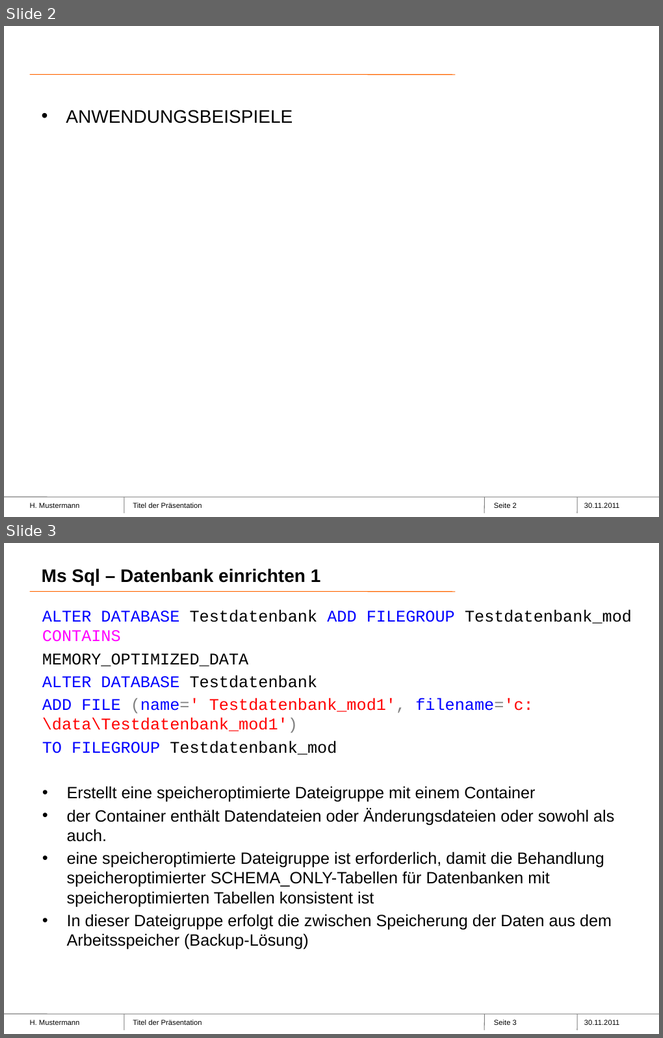
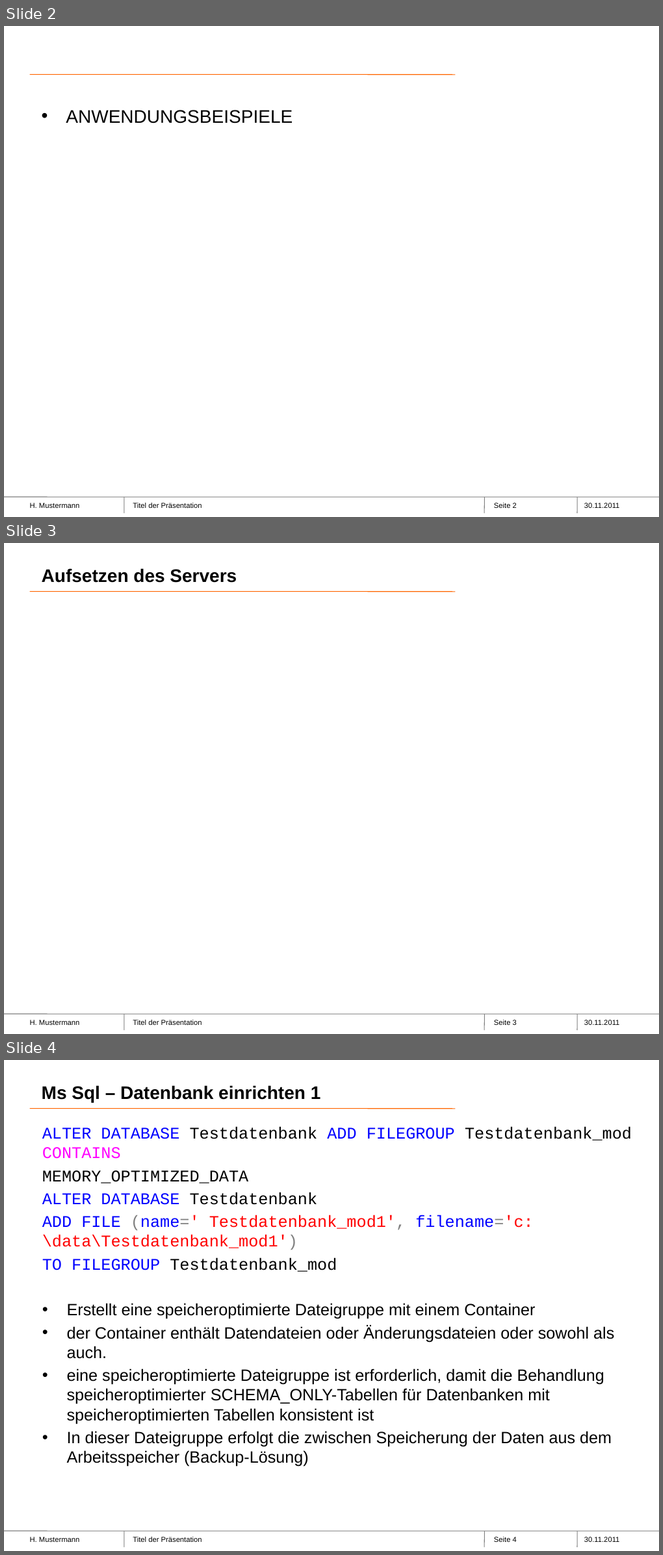
Before and after one commit to Philwi/ProjektseminarInMemory, a slide deck: Sql.pptx. Shown one above the other, each under a label of ours: slides 2 and 3 before the commit, slides 2, 3 and 4 after it. The pictures are 663x1038 and 663x1555 pixels, drawn with LibreOffice and Linux fonts; fonts in the diff are those of the drawing; background and template pictures are left out. Boxes give left, top, right and bottom in pixels: in the first picture for what was removed or moved away, otherwise in the second. Text is boxed around its words. In the diff, an @@ line names an element or a change of style, - is before the commit and + after.

```diff
--- a/Sql.pptx
+++ b/Sql.pptx
@@ slide 3 added at [4,543,659,1034], background #FFFFFF; not listed: 9 template elements that a slide beside it also shows @@
@@ title added at [42,568,237,583], 20 pt, text #000000, bold @@
+Aufsetzen des Servers
@@ what was slide 3 is now slide 4 @@
@@ page number at [494,1537,517,1542]: text changed @@
-Seite 3
+Seite 4
```
Also in this commit, not shown: 8 other files.
